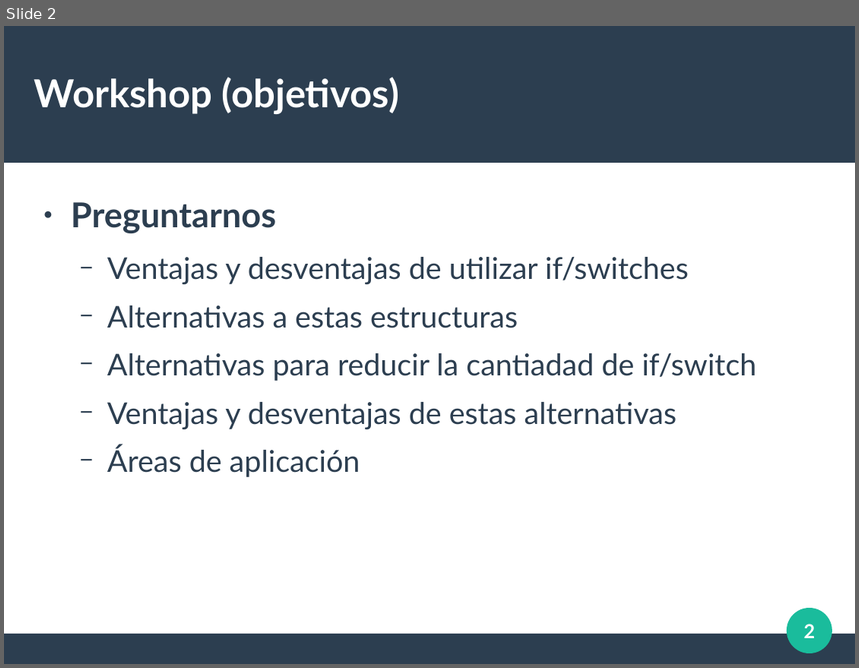
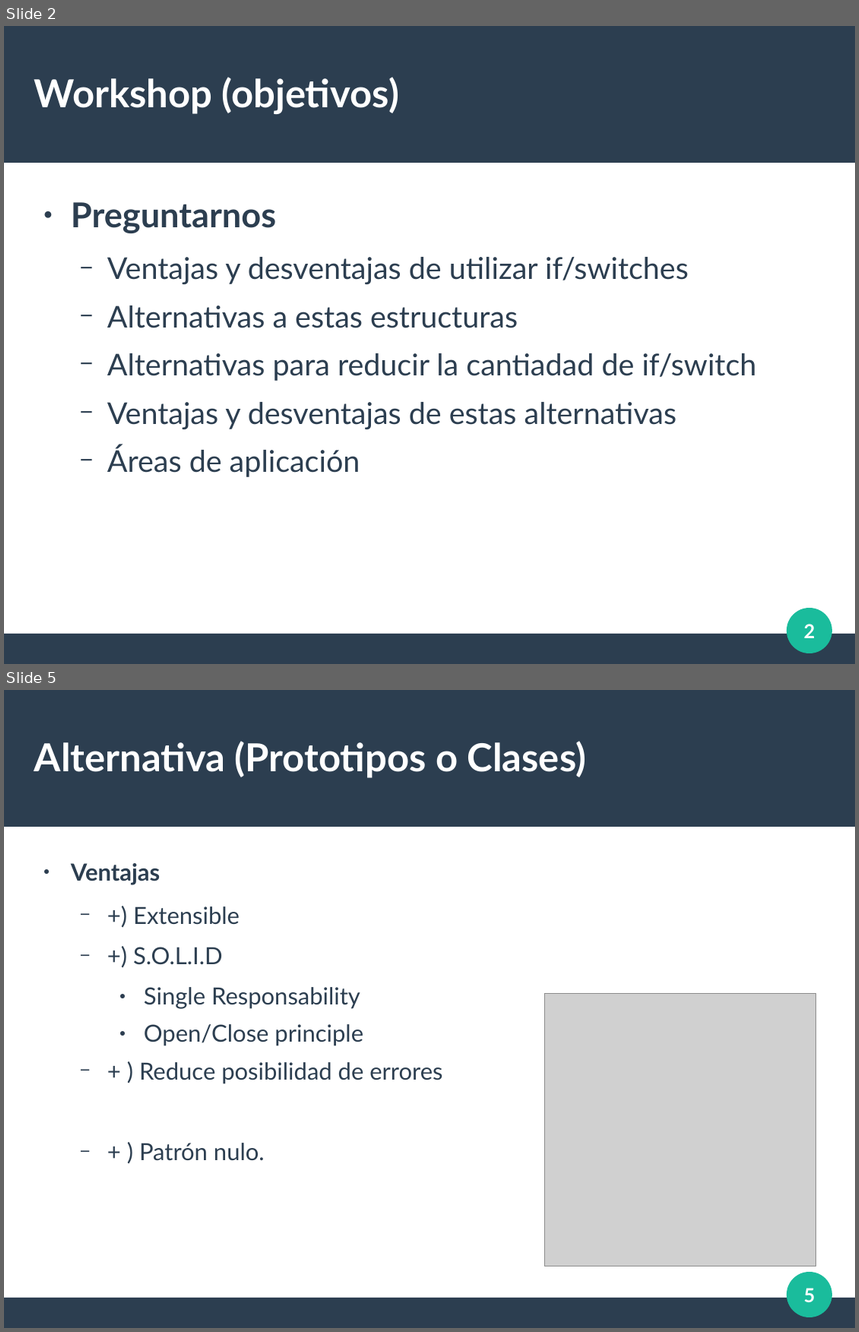
Before and after one commit to MLFedeB/charla_banode_poo, a slide deck: docs/ppt.odp. Shown one above the other, each under a label of ours: slide 2 before the commit, slides 2 and 5 after it; the slides between them are not shown. The pictures are 859x668 and 859x1332 pixels, drawn with LibreOffice and Linux fonts; fonts in the diff are those of the drawing; grey boxes stand for pictures. Boxes give left, top, right and bottom in pixels: in the first picture for what was removed or moved away, otherwise in the second. Text is boxed around its words. In the diff, an @@ line names an element or a change of style, - is before the commit and + after.

```diff
--- a/docs/ppt.odp
+++ b/docs/ppt.odp
@@ slide 5 added at (4,690,855,1328), background #FFFFFF; not listed: 3 template elements that a slide beside it also shows @@
@@ title added at (34,741,586,778), 36 pt, text #FFFFFF, bold @@
+Alternativa (Prototipos o Clases)
@@ text added at (71,863,443,1161), 22 pt, text #2C3E50 @@
+● Ventajas
+  − +) Extensible
+  − +) S.O.L.I.D
+    ● Single Responsability
+    ● Open/Close principle
+  − + ) Reduce posibilidad de errores
+  − + ) Patrón nulo.
@@ picture added at (545,994,816,1267) @@
@@ page number added at (804,1288,816,1303), 18 pt, text #FFFFFF, bold @@
+5
```
Also in this commit, not shown: 2 slides changed, 2 other slides added, 2 other files.
